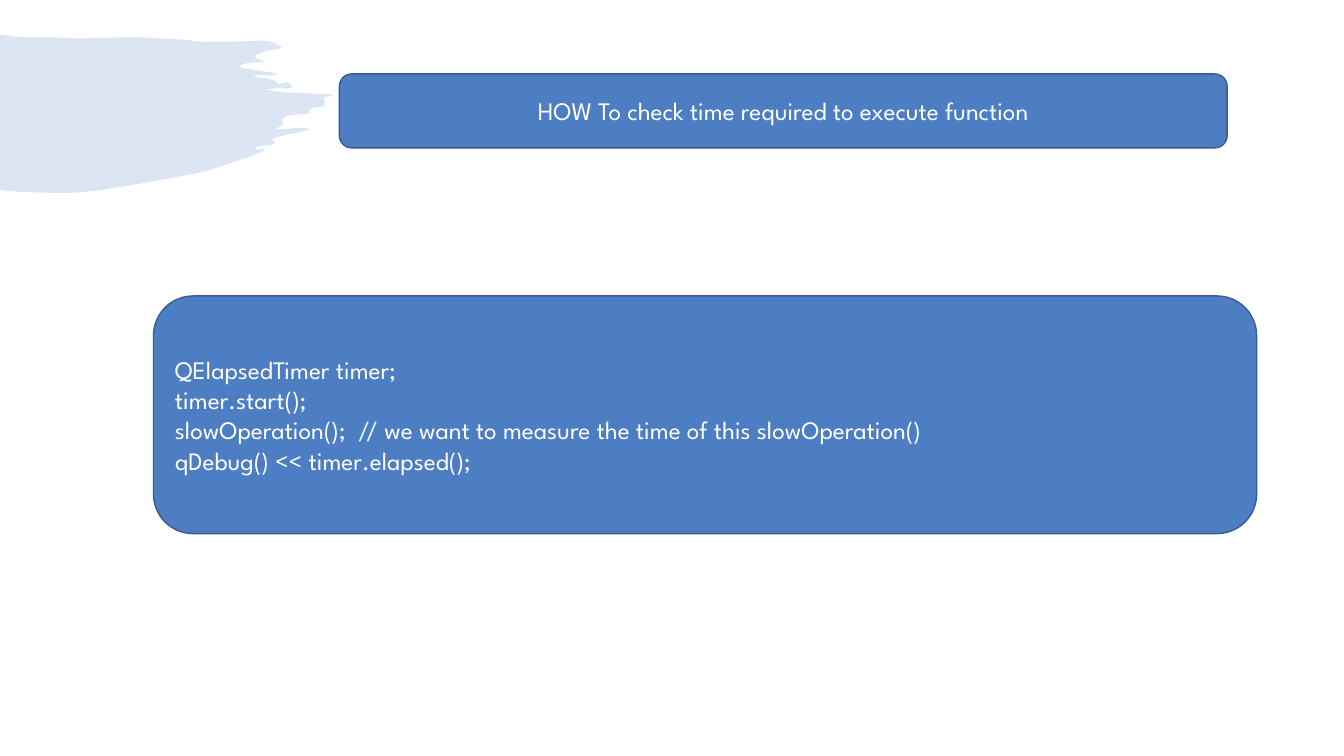
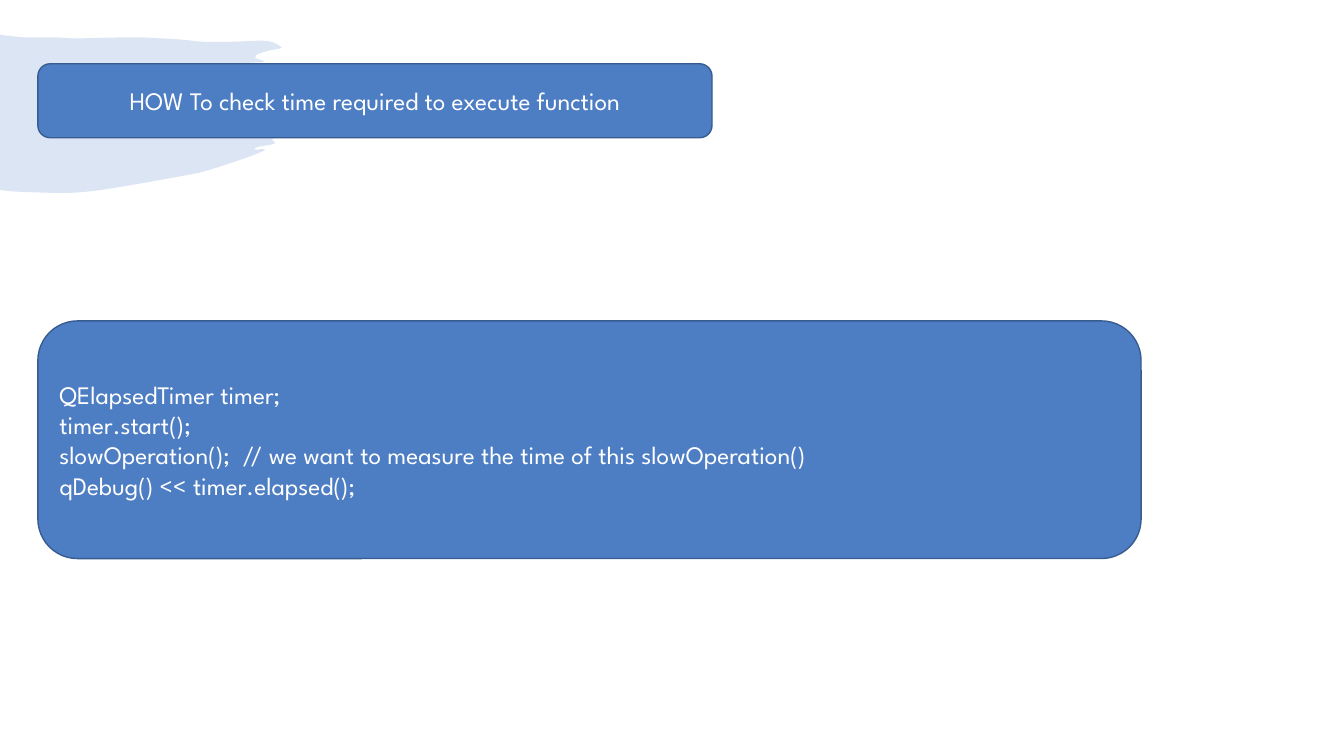
Before and after one commit to girishlande/QtProjects, a slide deck: slide 15 of learnings.pptx. Drawn at 1344x756 pixels with LibreOffice and Linux fonts; fonts in the diff are those of the drawing. Boxes give left, top, right and bottom in pixels: in the first picture for what was removed or moved away, otherwise in the second. Text is boxed around its words. In the diff, an @@ line names an element or a change of style, - is before the commit and + after.

Commit message:
Added

```diff
--- a/learnings.pptx
+++ b/learnings.pptx
@@ rounded rectangle "HOW To check time required ...": place and size @@
-rounded rectangle "HOW To check time required ..." at bbox=[340, 74, 1228, 147]
+rounded rectangle "HOW To check time required ..." at bbox=[38, 64, 713, 137]
@@ rounded rectangle "QElapsedTimer timer;": place and size @@
-rounded rectangle "QElapsedTimer timer;" at bbox=[153, 296, 1256, 534]
+rounded rectangle "QElapsedTimer timer;" at bbox=[38, 321, 1141, 559]
```
Also in this commit, not shown: 5 other slides changed, 3 slides added, 2 slides removed.
